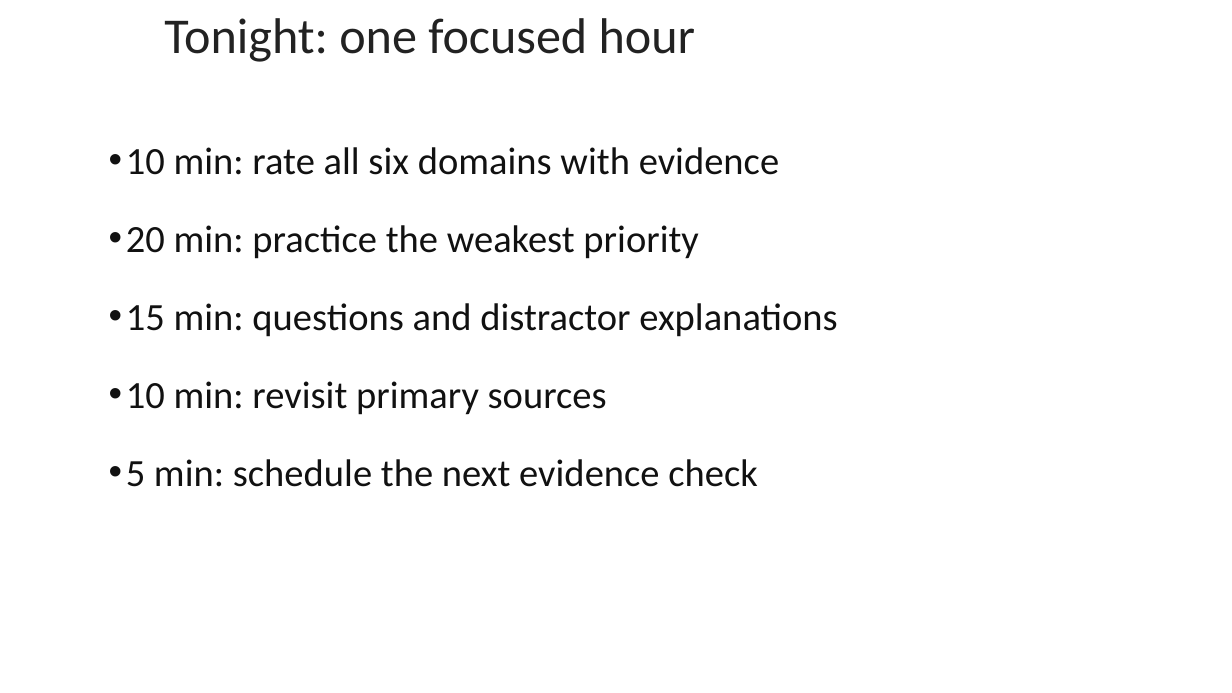
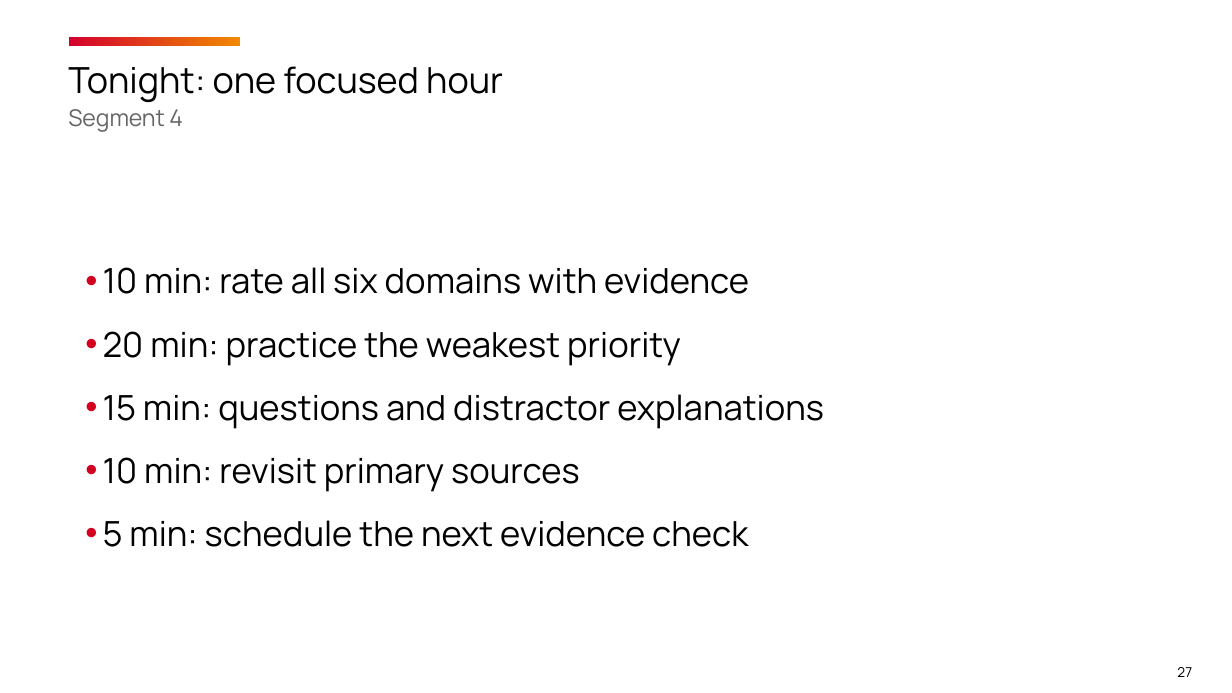
Before and after one commit to timothywarner-org/copilot-cert-prep, a slide deck: slide 27 of warner-github-cert-prep-september-2026.pptx (slide 23 before the commit). Drawn at 1232x693 pixels with LibreOffice and Linux fonts; fonts in the diff are those of the drawing; background and template pictures are left out. Boxes give left, top, right and bottom in pixels: in the first picture for what was removed or moved away, otherwise in the second. Text is boxed around its words. In the diff, an @@ line names an element or a change of style, - is before the commit and + after.

Commit message:
Apply OReilly template and four-segment course refresh

```diff
--- a/warner-github-cert-prep-september-2026.pptx
+++ b/warner-github-cert-prep-september-2026.pptx
@@ title "Tonight: one focused hour": place and size @@
-title "Tonight: one focused hour" at (164,18,696,62)
+title "Tonight: one focused hour" at (68,66,503,132)
@@ rectangle added at (70,36,241,46), fill gradient #D3002D to #F18901 @@
@@ title at (68,66,503,102): size 29.2 to 21 pt, font Calibri to Manrope, text colour #222222 to #000000 in "Tonight: one focused hour"; line spacing 1 to 1.08 @@
@@ title at (68,109,183,132): paragraph added @@
+Segment 4
@@ text "10 min: rate all six ...": place and size @@
-text "10 min: rate all six ..." at (126,147,837,487)
+text "10 min: rate all six ..." at (103,267,824,547)
@@ text "10 min: rate all six ..." at (103,267,824,547): size 22.5 to 20.2 pt, font Calibri to Manrope, text colour #111111 to #000000; indent changed; line spacing 1 to 1.15; less space between paragraphs @@
@@ page number added at (1177,667,1192,677), 8 pt, text #000000 @@
+27
```
Also in this commit, not shown: 19 other slides changed, 8 slides added, 4 slides removed, 28 other files.
